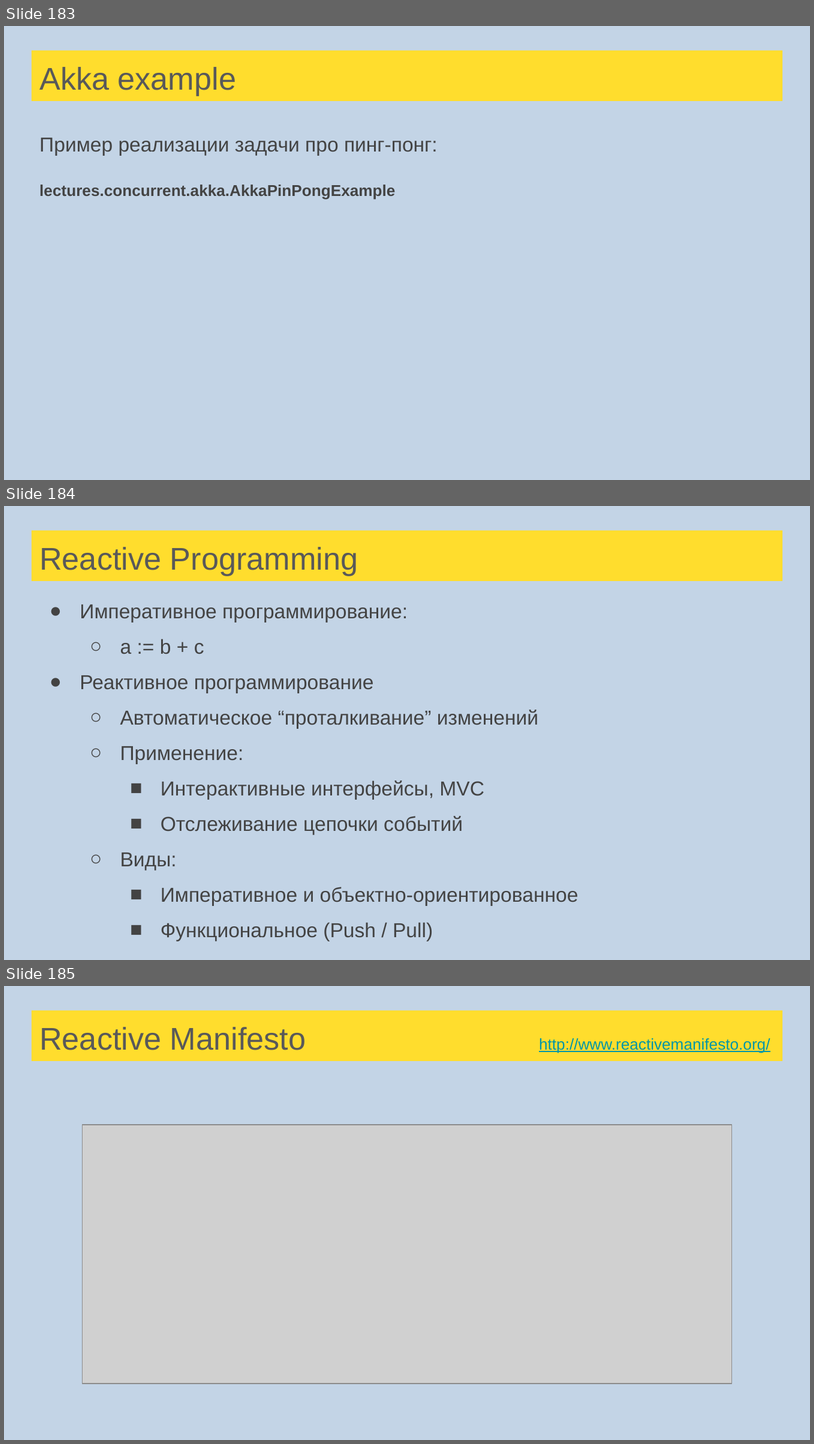
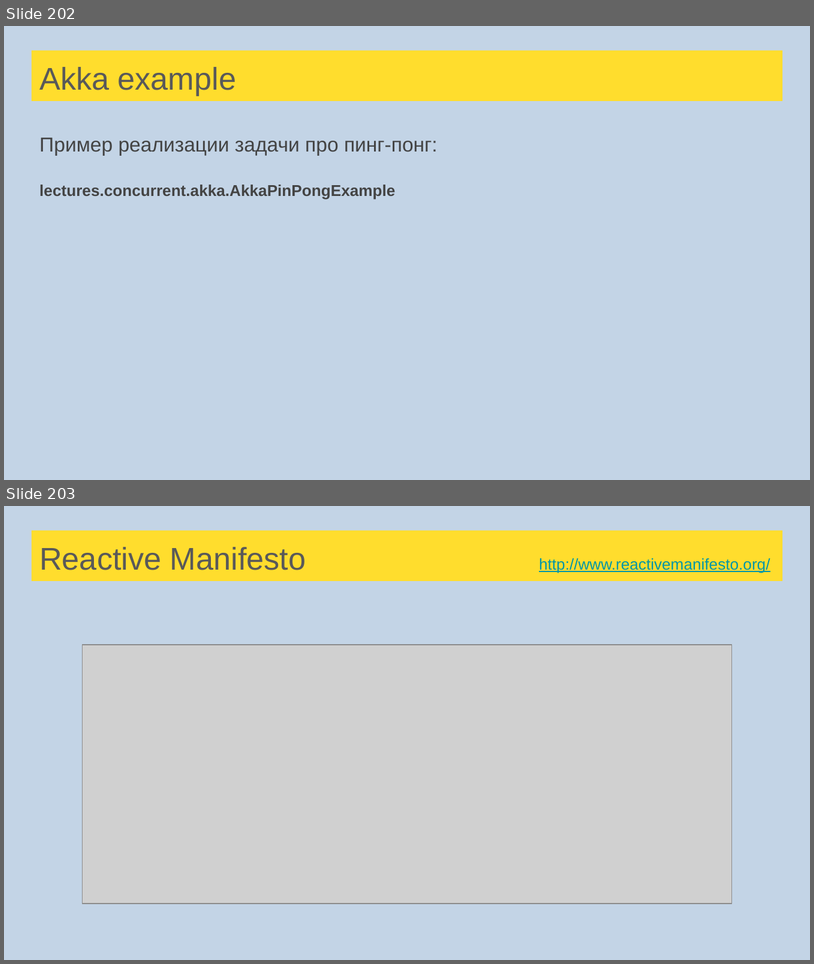
Before and after one commit to sergeypopov83/Scala-complete-course, a slide deck: src/main/resources/lectures/Лекции Scala для ФинТехКафедры.pptx. Shown one above the other, each under a label of ours: slides 183, 184 and 185 before the commit, slides 202 and 203 after it. The pictures are 814x1444 and 814x964 pixels, drawn with LibreOffice and Linux fonts; fonts in the diff are those of the drawing; grey boxes stand for pictures. Boxes give left, top, right and bottom in pixels: in the first picture for what was removed or moved away, otherwise in the second. Text is boxed around its words. In the diff, an @@ line names an element or a change of style, - is before the commit and + after.

```diff
--- a/src/main/resources/lectures/Лекции Scala для ФинТехКафедры.pptx
+++ b/src/main/resources/lectures/Лекции Scala для ФинТехКафедры.pptx
@@ slide 184 removed at <box>4,506,810,960</box>, background #C3D4E6 @@
@@ title removed at <box>32,530,783,581</box> @@
-Reactive Programming
@@ text removed at <box>80,604,579,940</box> @@
-● Императивное программирование:
-  ○ a := b + c
-● Реактивное программирование
-  ○ Автоматическое “проталкивание” изменений
-  ○ Применение:
-    ■ Интерактивные интерфейсы, MVC
-    ■ Отслеживание цепочки событий
-  ○ Виды:
-    ■ Императивное и объектно-ориентированное
-    ■ Функциональное (Push / Pull)
@@ what was slide 183 is now slide 202 @@
@@ what was slide 185 is now slide 203 @@
```
Also in this commit, not shown: 146 slides changed, 63 slides added, 1 other slide removed, 1 other file.
